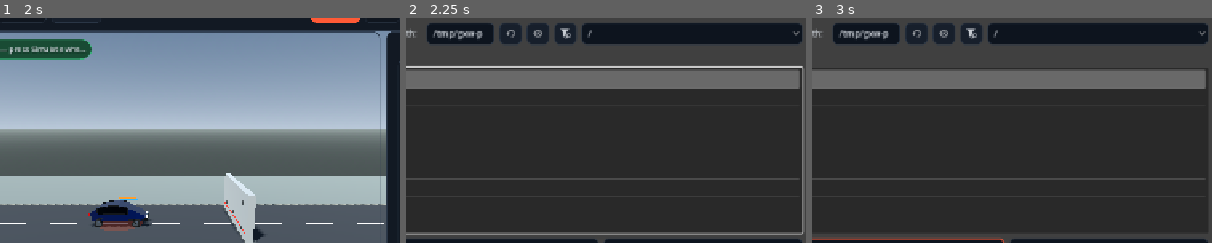
Above: before the commit, frames 1-3 (left to right).
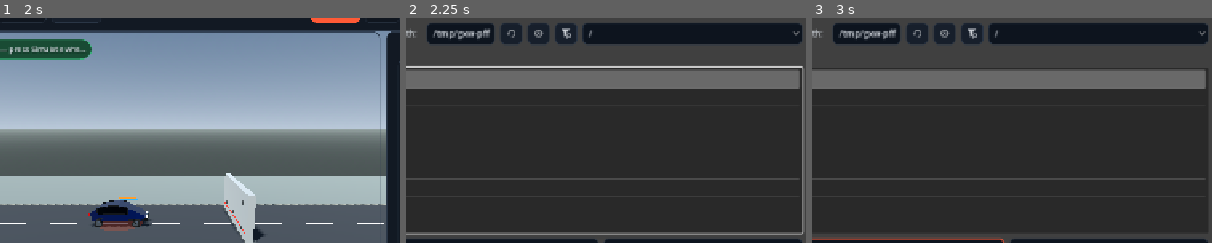
Above: after the commit, the same moments.

Repository: ArrowSK/crashvector
Game: Godot game, scene res://app/main.tscn
Same seed, same stepped clock (60 frames per second), same inputs: the game is played once before the commit and once after it.
Inputs (mouse positions are % of the whole screen's width and height, from its top left):
- Up to frame 1 (2 s): click "New" at 0.5 s; click "New" at 1.25 s
- Up to frame 2 (2.25 s): click "Open" at 2 s
- Up to frame 3 (3 s): click (36, 59) at 2.77 s; type "12" at 2.85 s
The pictures show only the part of the screen within x 28-78%, y 7-57%; the shares and areas given below are measured in that part.

Frame 1 is identical in both runs. In frame 2, 0.2% of the frame differs, in the area x 19-47%, y 3-10%; in frame 3, 0.2%.

Commit message:
M11: apply configured restitution to pair damping

Diff:
--- a/src/simulation/vehicle_pair_simulation.gd
+++ b/src/simulation/vehicle_pair_simulation.gd
@@ -46,6 +46,7 @@
 	contact = VehiclePairContact.new()
 	contact.friction_coefficient = clampf(friction_coefficient, 0.0, 1.5)
 	contact.restitution = clampf(restitution, 0.0, 0.5)
+	contact.damping_ratio = VehiclePairContact.damping_ratio_for_restitution(contact.restitution)
 
 func step(delta_s: float, substeps: int = 8) -> void:
 	if delta_s <= 0.0 or vehicle_model == null or truck_model == null:
